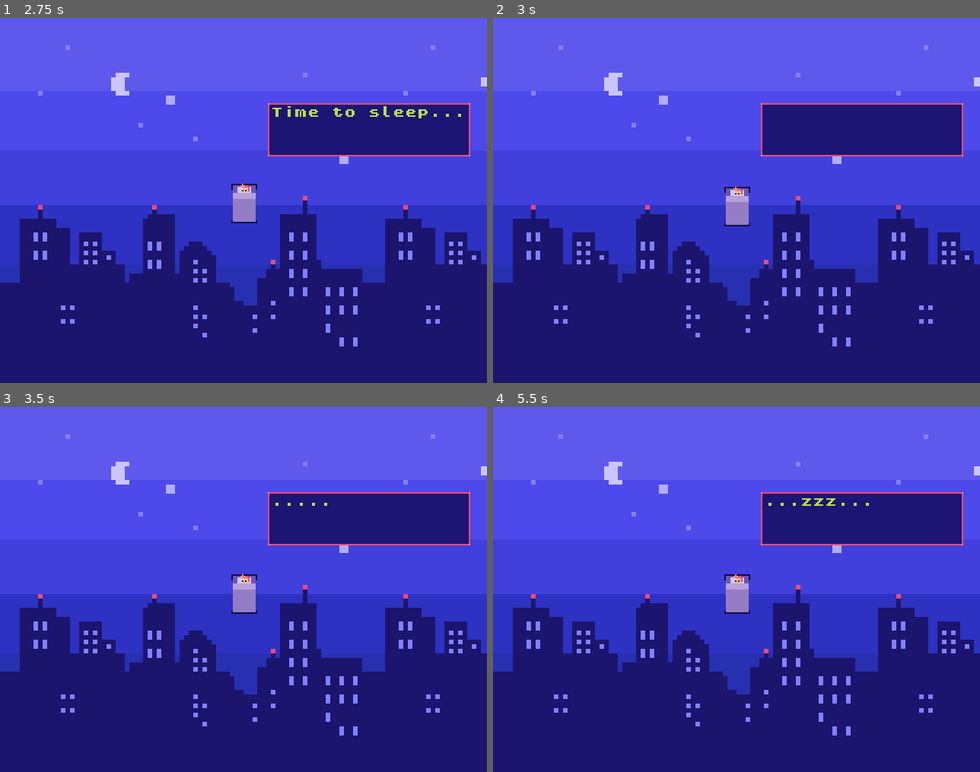
Above: before the commit, frames 1-4 (two rows, left to right).
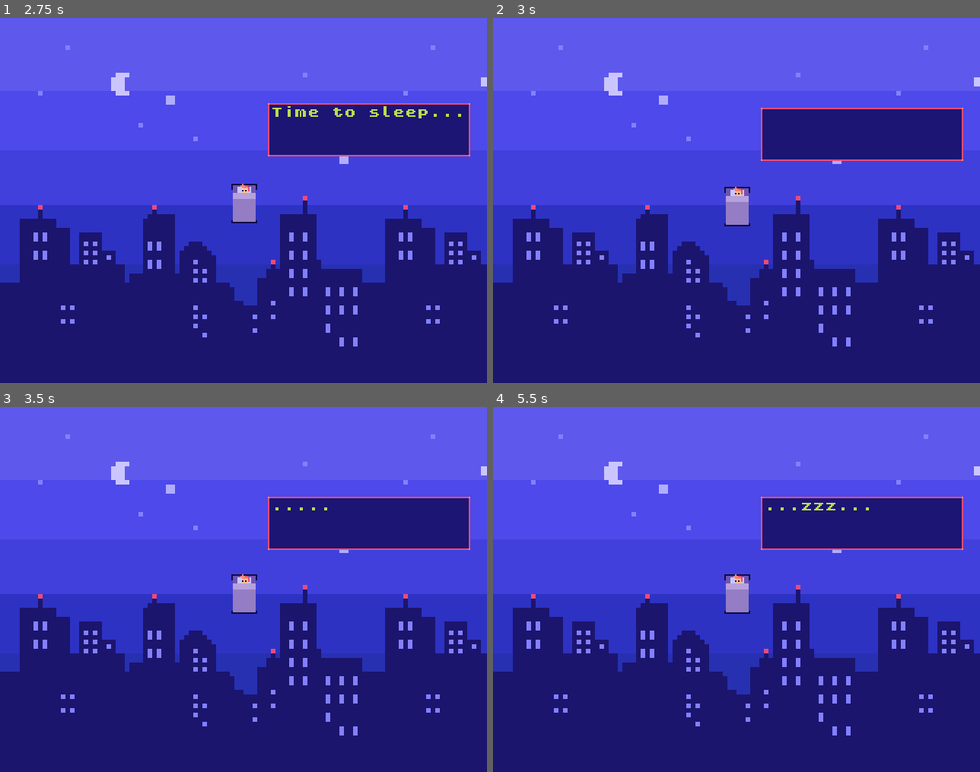
Above: after the commit, the same moments.

Repository: nikolawhallon/RobotDreams
Game: Godot game, scene res://Scenes/Game.tscn
Two runs of this game, one before a commit and one after it. Both use one fixed random seed, a clock stepped at 60 frames per second and the inputs below.
Inputs:
- Up to frame 1 (2.75 s): tap Enter (next) at 0.5, 1.35 s; hold D 0.53-2.03 s; tap Ctrl (bomb) at 0.6, 2.1 s; tap Space (jump) at 0.77, 1.52, 2 s; hold A from 2.03 s (still down)
- Up to frame 2 (3 s): release A at 2.78 s; hold D from 2.78 s (still down); tap Enter (next) at 2.85 s
- Up to frame 3 (3.5 s): keep holding D; tap Space (jump) at 3.02 s
- Up to frame 4 (5.5 s): tap Ctrl (bomb) at 3.6, 5.1 s; tap Space (jump) at 3.77, 4.52 s; release D at 4.28 s; hold A 4.28-5.03 s; tap Enter (next) at 4.35 s; hold D from 5.03 s (still down)

Frame 1 is identical in both runs. In frame 2, 1.4% of the frame differs, in the area x 49-97%, y 23-48%; in frame 3, 1.4%; in frame 4, 1.6%.

Commit message:
filled in the outro sequence

Diff:
--- /dev/null
+++ b/Scenes/Bed.tscn
@@ -0,0 +1,33 @@
+[gd_scene load_steps=6 format=2]
+
+[ext_resource path="res://Assets/Bed/robot_sleeping.png" type="Texture" id=1]
+[ext_resource path="res://Assets/Bed/human_resting.png" type="Texture" id=2]
+[ext_resource path="res://Assets/Bed/robot_resting.png" type="Texture" id=3]
+[ext_resource path="res://Assets/Bed/human_sleeping.png" type="Texture" id=4]
+
+[sub_resource type="SpriteFrames" id=1]
+animations = [ {
+"frames": [ ExtResource( 2 ) ],
+"loop": true,
+"name": "human_resting",
+"speed": 5.0
+}, {
+"frames": [ ExtResource( 4 ) ],
+"loop": true,
+"name": "human_sleeping",
+"speed": 5.0
+}, {
+"frames": [ ExtResource( 3 ) ],
+"loop": true,
+"name": "robot_resting",
+"speed": 5.0
+}, {
+"frames": [ ExtResource( 1 ) ],
+"loop": true,
+"name": "robot_sleeping",
+"speed": 5.0
+} ]
+
+[node name="Bed" type="AnimatedSprite"]
+frames = SubResource( 1 )
+animation = "human_resting"
--- a/Scenes/Game.gd
+++ b/Scenes/Game.gd
@@ -13,12 +13,13 @@
 	add_child(intro)
 	intro.connect("start_levels", self, "_on_Intro_start_levels")
 
-func load_outro():
+func load_outro(ending_type):
 	clear_levels_and_cutscenes()
 
 	var outro = load("res://Scenes/Outro.tscn").instance()
 	add_child(outro)
 	outro.connect("restart", self, "_on_Outro_restart")
+	outro.initialize(ending_type)
 
 	$CanvasLayer/MarginContainer/HBoxContainer.visible = false
 	infinite_bombs_collected = false
@@ -41,7 +42,7 @@
 		level += 1
 		load_level("res://Scenes/Level3.tscn")
 	elif level == 3:
-		load_outro()
+		load_outro(0)
 
 func _on_Player_infinite_bombs_collected():
 	$CanvasLayer/MarginContainer/HBoxContainer.visible = true
@@ -65,4 +66,4 @@
 		cutscene.queue_free()
 
 func _on_Level_auto_win():
-	load_outro()
+	load_outro(1)
--- a/Scenes/Intro.gd
+++ b/Scenes/Intro.gd
@@ -9,8 +9,8 @@
 	var text_box = load("res://Scenes/TextBox.tscn").instance()
 	add_child(text_box)
 	text_box.global_position = $Bed.global_position + Vector2(16, -64)
-	text_box.initialize(["I'm so tired.", "Time to sleep...", ".........", "...zzz..."])
-	text_box.connect("tree_exiting", self, "_on_TextBox_tree_exiting")
+	text_box.initialize(["I'm so tired.", "Time to sleep..."])
+	text_box.connect("tree_exiting", self, "_on_FirstTextBox_tree_exiting")
 
 func _process(delta):
 	velocity += -k * $Bed.position
@@ -22,6 +22,13 @@
 	if modulate.a <= 0.0:
 		emit_signal("start_levels")
 
-func _on_TextBox_tree_exiting():
-	$Bed.animation = "sleeping"
+func _on_FirstTextBox_tree_exiting():
+	$Bed.animation = "human_sleeping"
+	var text_box = load("res://Scenes/TextBox.tscn").instance()
+	add_child(text_box)
+	text_box.global_position = $Bed.global_position + Vector2(16, -64)
+	text_box.initialize([".........", "...zzz..."])
+	text_box.connect("tree_exiting", self, "_on_SecondTextBox_tree_exiting")
+
+func _on_SecondTextBox_tree_exiting():
 	$FadeoutTimer.start()
--- a/Scenes/Intro.tscn
+++ b/Scenes/Intro.tscn
@@ -1,22 +1,8 @@
-[gd_scene load_steps=6 format=2]
+[gd_scene load_steps=4 format=2]
 
-[ext_resource path="res://Assets/Bed/human_resting.png" type="Texture" id=1]
+[ext_resource path="res://Scenes/Bed.tscn" type="PackedScene" id=1]
 [ext_resource path="res://Scenes/Intro.gd" type="Script" id=2]
 [ext_resource path="res://Scenes/CityScape.tscn" type="PackedScene" id=3]
-[ext_resource path="res://Assets/Bed/human_sleeping.png" type="Texture" id=4]
-
-[sub_resource type="SpriteFrames" id=1]
-animations = [ {
-"frames": [ ExtResource( 1 ) ],
-"loop": true,
-"name": "resting",
-"speed": 5.0
-}, {
-"frames": [ ExtResource( 4 ) ],
-"loop": true,
-"name": "sleeping",
-"speed": 5.0
-} ]
 
 [node name="Intro" type="Node2D" groups=["Cutscene"]]
 script = ExtResource( 2 )
@@ -29,8 +15,6 @@
 
 [node name="CityScape" parent="." instance=ExtResource( 3 )]
 
-[node name="Bed" type="AnimatedSprite" parent="."]
-frames = SubResource( 1 )
-animation = "resting"
+[node name="Bed" parent="." instance=ExtResource( 1 )]
 
 [connection signal="timeout" from="FadeoutTimer" to="." method="_on_FadeoutTimer_timeout"]
--- a/Scenes/Outro.gd
+++ b/Scenes/Outro.gd
@@ -2,6 +2,59 @@
 
 signal restart
 
+var ending_type
+var ready_to_restart = false
+
+var velocity = Vector2(0, 10)
+var k = 0.1
+
+func _process(delta):
+	velocity += -k * $Bed.position
+	$Bed.position += velocity * delta
+
 func _input(_event):
-	if Input.is_action_just_pressed("restart"):
+	if Input.is_action_just_pressed("restart") and ready_to_restart:
 		emit_signal("restart")
+
+func initialize(_ending_type):
+	ending_type = _ending_type
+	if ending_type == 0:
+		$Bed.animation = "robot_sleeping"
+	else:
+		$Bed.animation = "human_sleeping"
+
+	modulate.a = 0.0
+
+func _on_FirstTextBox_tree_exiting():
+	if ending_type == 0:
+		$Bed.animation = "robot_resting"
+		var text_box = load("res://Scenes/TextBox.tscn").instance()
+		add_child(text_box)
+		text_box.global_position = $Bed.global_position + Vector2(16, -64)
+		text_box.initialize(["I'm awake?", "Wait, I'm still a robot...", "I must still be dreaming!", "Is there something I missed?"])
+		text_box.connect("tree_exiting", self, "_on_SecondTextBox_tree_exiting")
+	else:
+		$Bed.animation = "human_resting"
+		var text_box = load("res://Scenes/TextBox.tscn").instance()
+		add_child(text_box)
+		text_box.global_position = $Bed.global_position + Vector2(16, -64)
+		text_box.initialize(["I'm awake?", "It was fun being a robot, but infinite dreams are scary.", "I'm relieved to be awake!"])
+		text_box.connect("tree_exiting", self, "_on_SecondTextBox_tree_exiting")
+
+func _on_SecondTextBox_tree_exiting():
+	if ending_type == 0:
+		$RobotEndingLabel.visible = true
+	else:
+		$HumanEndingLabel.visible = true
+	ready_to_restart = true
+
+func _on_FadeinTimer_timeout():
+	modulate.a += 0.02
+
+	if modulate.a >= 1.0:
+		var text_box = load("res://Scenes/TextBox.tscn").instance()
+		add_child(text_box)
+		text_box.global_position = $Bed.global_position + Vector2(16, -64)
+		text_box.initialize([".........", "...zzz...", "..."])
+		text_box.connect("tree_exiting", self, "_on_FirstTextBox_tree_exiting")
+		$FadeinTimer.stop()
--- a/Scenes/Outro.tscn
+++ b/Scenes/Outro.tscn
@@ -1,28 +1,52 @@
-[gd_scene load_steps=4 format=2]
+[gd_scene load_steps=5 format=2]
 
 [ext_resource path="res://Resources/context_sensitive_text.tres" type="Theme" id=1]
 [ext_resource path="res://Scenes/Outro.gd" type="Script" id=2]
 [ext_resource path="res://Scenes/CityScape.tscn" type="PackedScene" id=3]
+[ext_resource path="res://Scenes/Bed.tscn" type="PackedScene" id=4]
 
 [node name="Outro" type="Node2D" groups=["Cutscene"]]
 script = ExtResource( 2 )
 
 [node name="Camera2D" type="Camera2D" parent="."]
-offset = Vector2( 160, 120 )
 current = true
 
-[node name="Label" type="Label" parent="."]
+[node name="CityScape" parent="." instance=ExtResource( 3 )]
+
+[node name="Bed" parent="." instance=ExtResource( 4 )]
+
+[node name="RobotEndingLabel" type="Label" parent="."]
+visible = false
 anchor_left = 0.5
 anchor_top = 0.5
 anchor_right = 0.5
 anchor_bottom = 0.5
-margin_left = 72.0
-margin_top = 110.5
-margin_right = 248.0
-margin_bottom = 129.5
+margin_left = -88.0
+margin_top = -65.5
+margin_right = 88.0
+margin_bottom = -46.5
+theme = ExtResource( 1 )
+text = "GAME OVER
+PRESS SPACE TO RESTART"
+align = 1
+
+[node name="HumanEndingLabel" type="Label" parent="."]
+visible = false
+anchor_left = 0.5
+anchor_top = 0.5
+anchor_right = 0.5
+anchor_bottom = 0.5
+margin_left = -88.0
+margin_top = -65.5
+margin_right = 88.0
+margin_bottom = -46.5
 theme = ExtResource( 1 )
 text = "YOU WIN!
 PRESS SPACE TO RESTART"
 align = 1
 
-[node name="CityScape" parent="." instance=ExtResource( 3 )]
+[node name="FadeinTimer" type="Timer" parent="."]
+wait_time = 0.05
+autostart = true
+
+[connection signal="timeout" from="FadeinTimer" to="." method="_on_FadeinTimer_timeout"]
